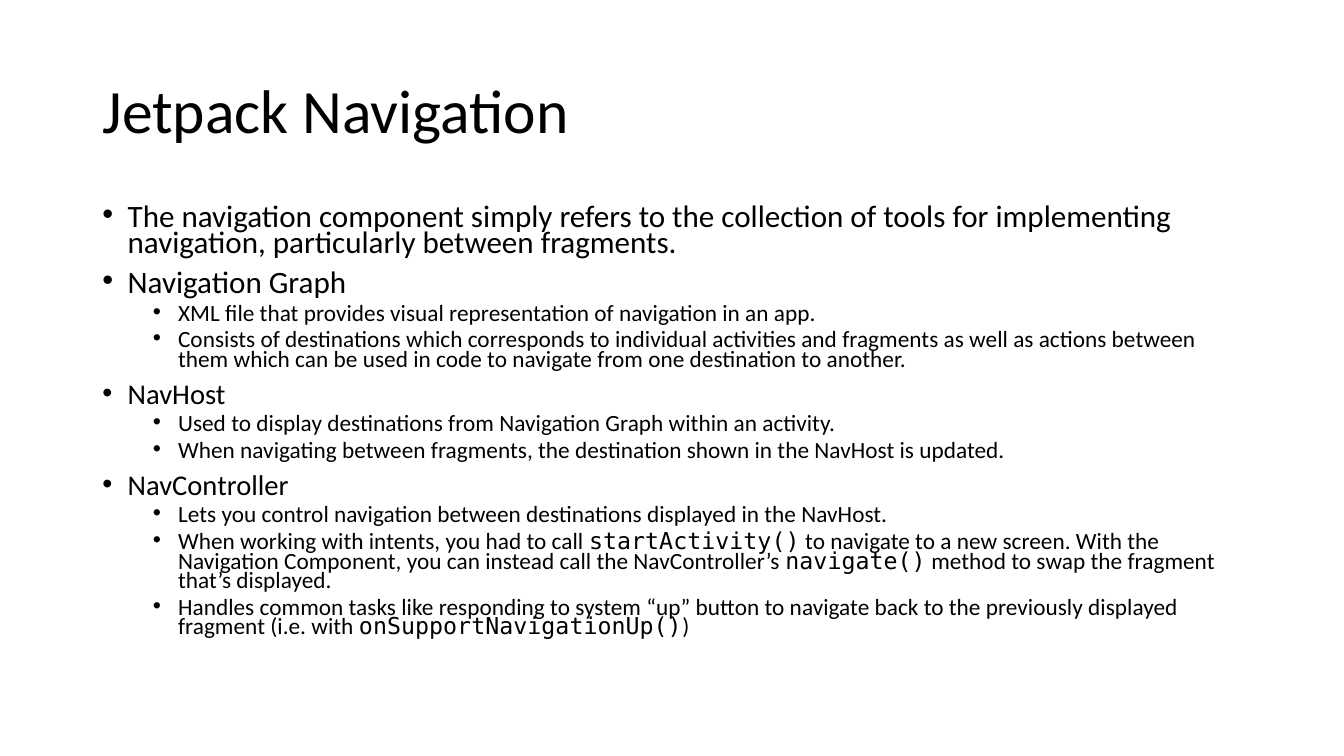
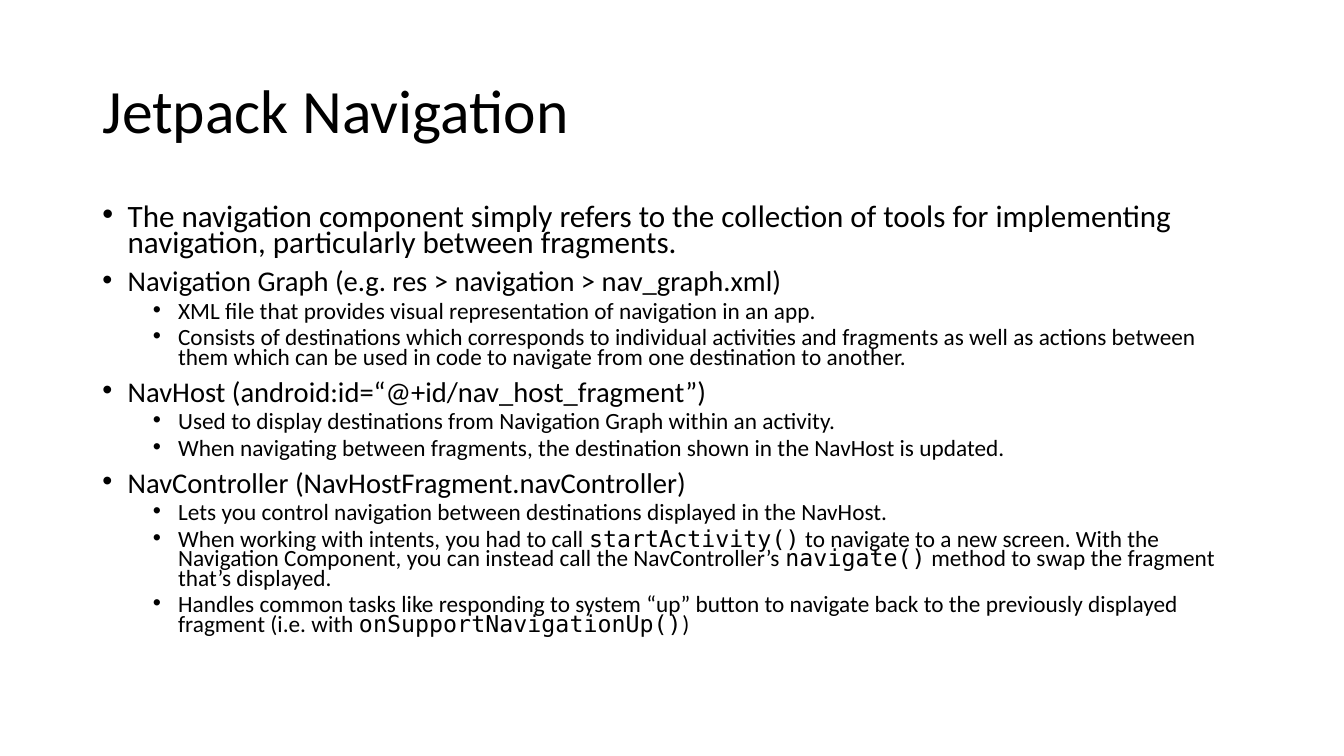
Before and after one commit to joellecorliss/Associate-Android-Developer, a slide deck: slide 52 of Android Basics in Kotlin.pptx (slide 47 before the commit). Drawn at 1344x756 pixels with LibreOffice and Linux fonts; fonts in the diff are those of the drawing. Boxes give left, top, right and bottom in pixels: in the first picture for what was removed or moved away, otherwise in the second. Text is boxed around its words. In the diff, an @@ line names an element or a change of style, - is before the commit and + after.

```diff
--- a/Android Basics in Kotlin.pptx
+++ b/Android Basics in Kotlin.pptx
@@ text at <box>128,270,781,296</box>: text changed; size 22.2 to 20.4 pt @@
-• Navigation Graph
+• Navigation Graph (e.g. res > navigation > nav_graph.xml)
@@ text at <box>128,381,706,407</box>: text changed @@
-• NavHost
+• NavHost (android:id=“@+id/nav_host_fragment”)
@@ text at <box>128,472,686,498</box>: text changed @@
-• NavController
+• NavController (NavHostFragment.navController)
```
Also in this commit, not shown: 4 other slides changed, 14 slides added, 5 other files.
